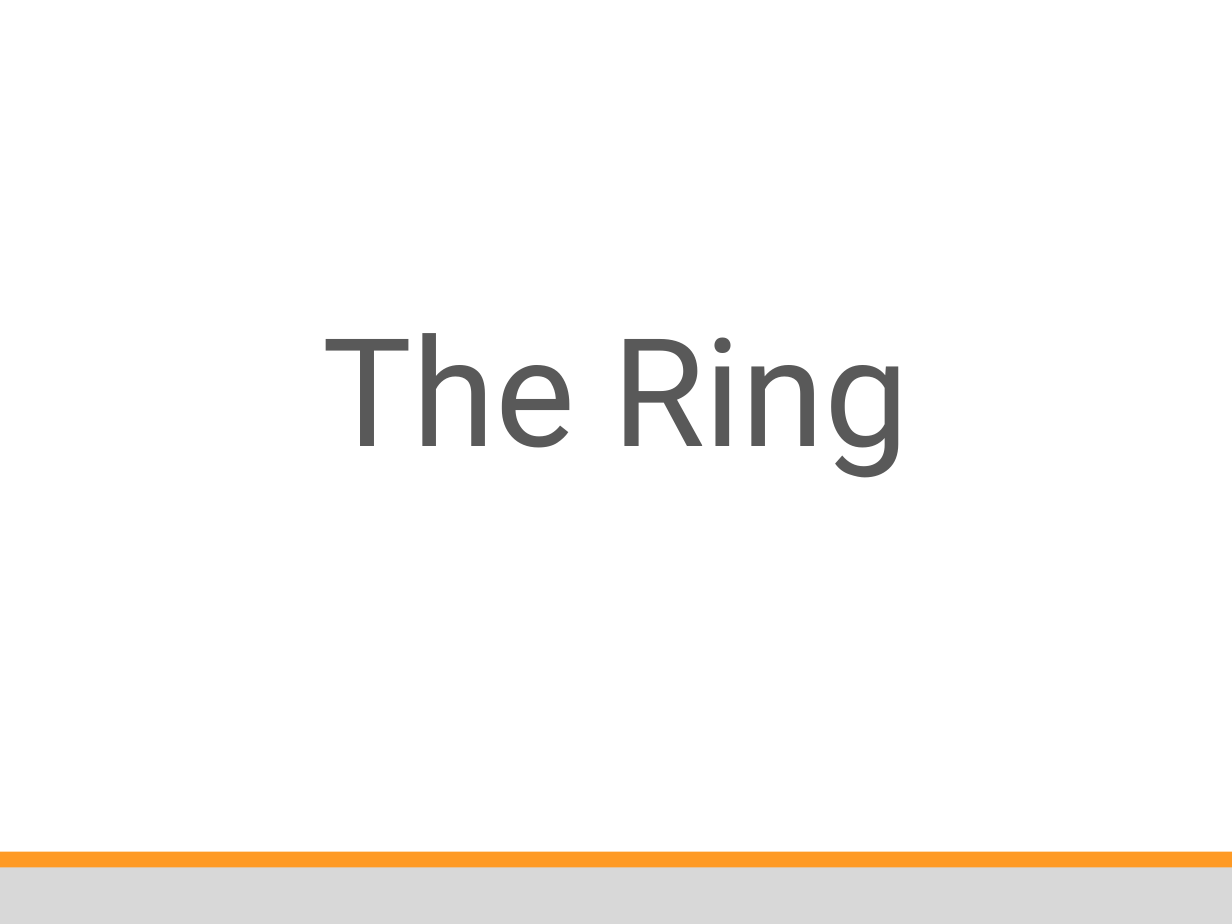
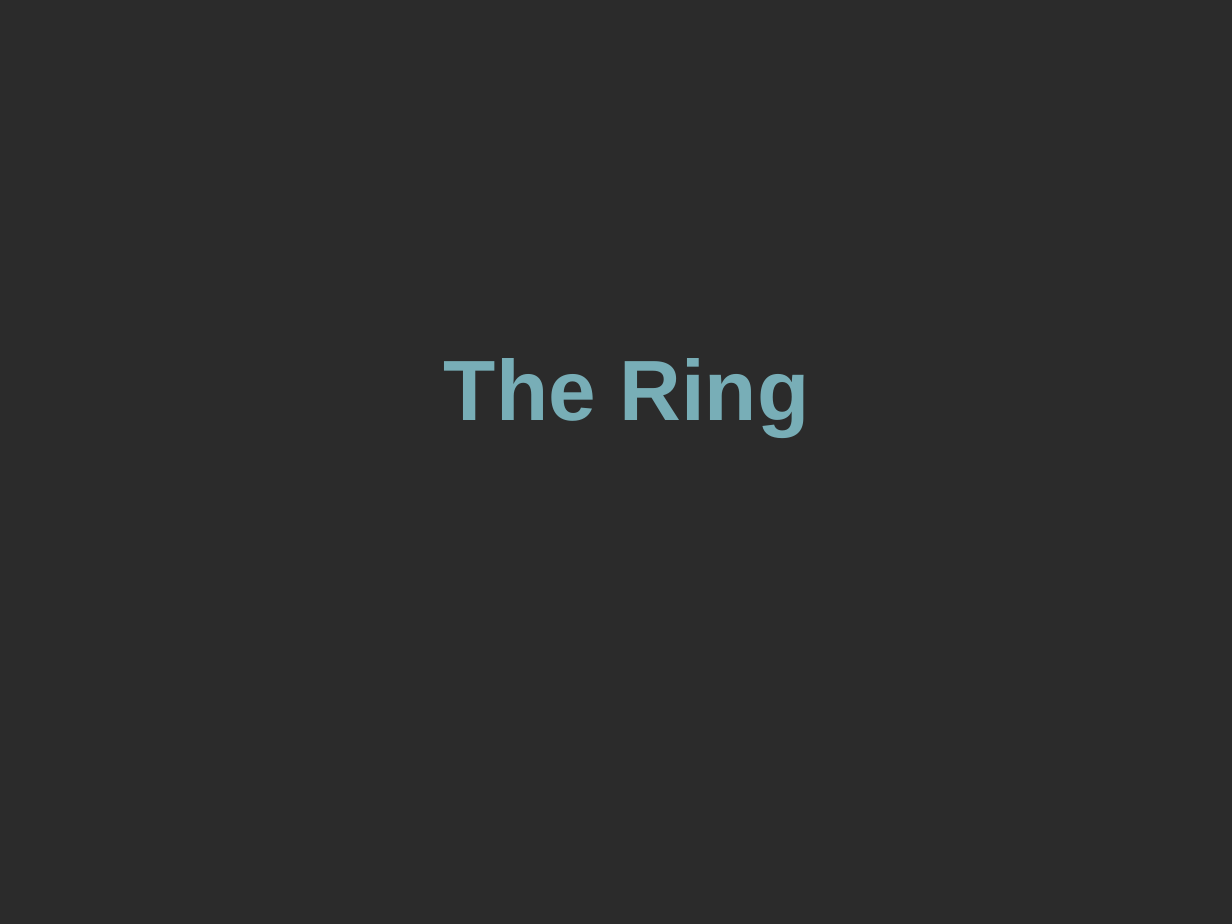
Before and after one commit to Cloudxtreme/training_material, a slide deck: slide 14 of unsorted/ps dev training/source ppt slides/Riak 201 - LearningToShare.pptx (slide 16 before the commit). Drawn at 1232x924 pixels with LibreOffice and Linux fonts; fonts in the diff are those of the drawing; background and template pictures are left out; a plain dark background stands for a picture behind light text. Boxes give left, top, right and bottom in pixels: in the first picture for what was removed or moved away, otherwise in the second. Text is boxed around its words. In the diff, an @@ line names an element or a change of style, - is before the commit and + after.

```diff
--- a/unsorted/ps dev training/source ppt slides/Riak 201 - LearningToShare.pptx
+++ b/unsorted/ps dev training/source ppt slides/Riak 201 - LearningToShare.pptx
@@ background #FFFFFF to picture (left out) @@
@@ title "The Ring": place and size @@
-title "The Ring" at bbox=[323, 333, 909, 478]
+title "The Ring" at bbox=[444, 358, 810, 435]
@@ title "The Ring" at bbox=[444, 358, 810, 435]: size 88 to 50 pt, font Roboto to Arial, text colour #595959 to #78AEB7, bold on @@
@@ rectangle removed at bbox=[0, 851, 1232, 872] @@
@@ rectangle removed at bbox=[0, 867, 1232, 924] @@
```
Also in this commit, not shown: 27 other slides changed, 12 slides added, 14 slides removed.
